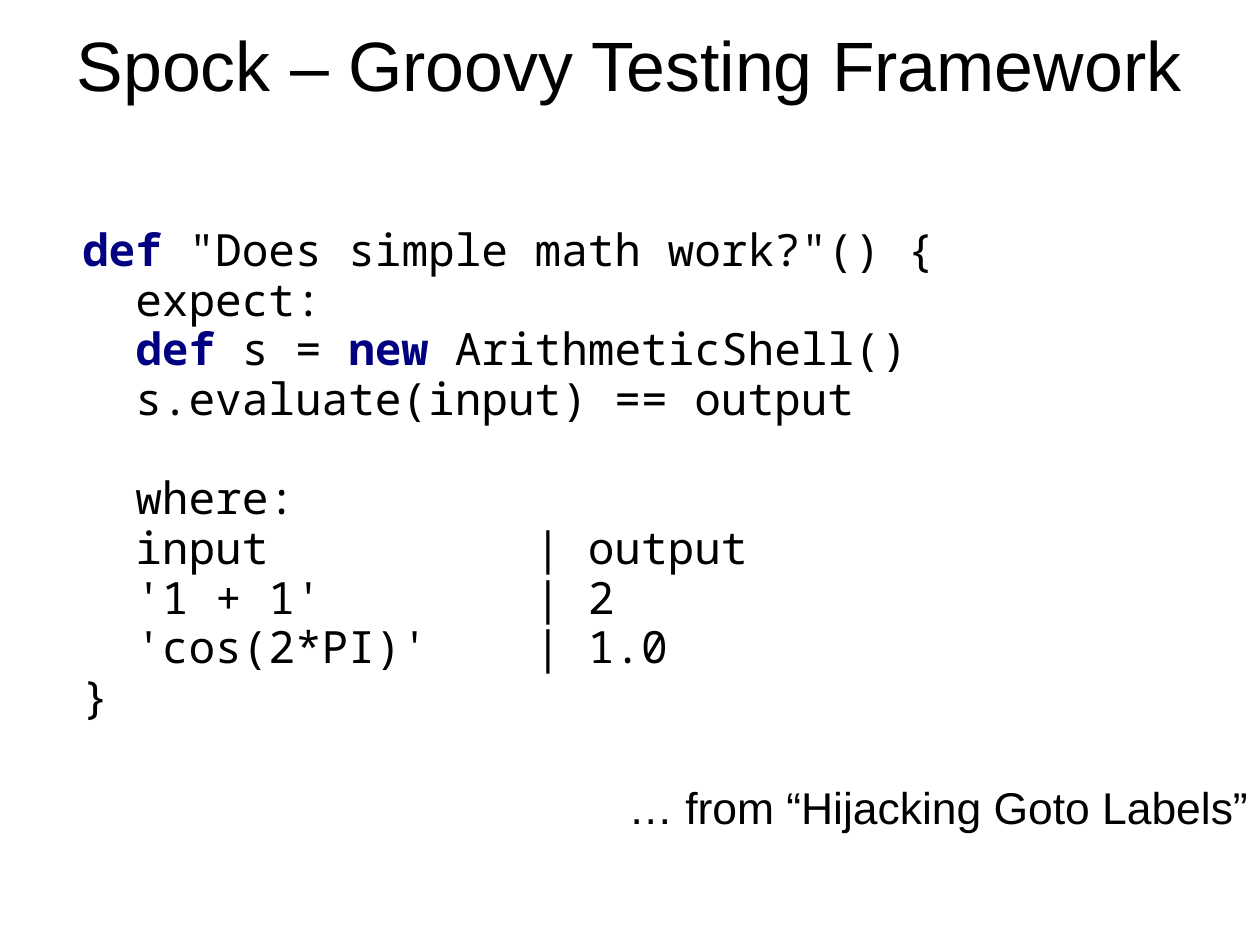
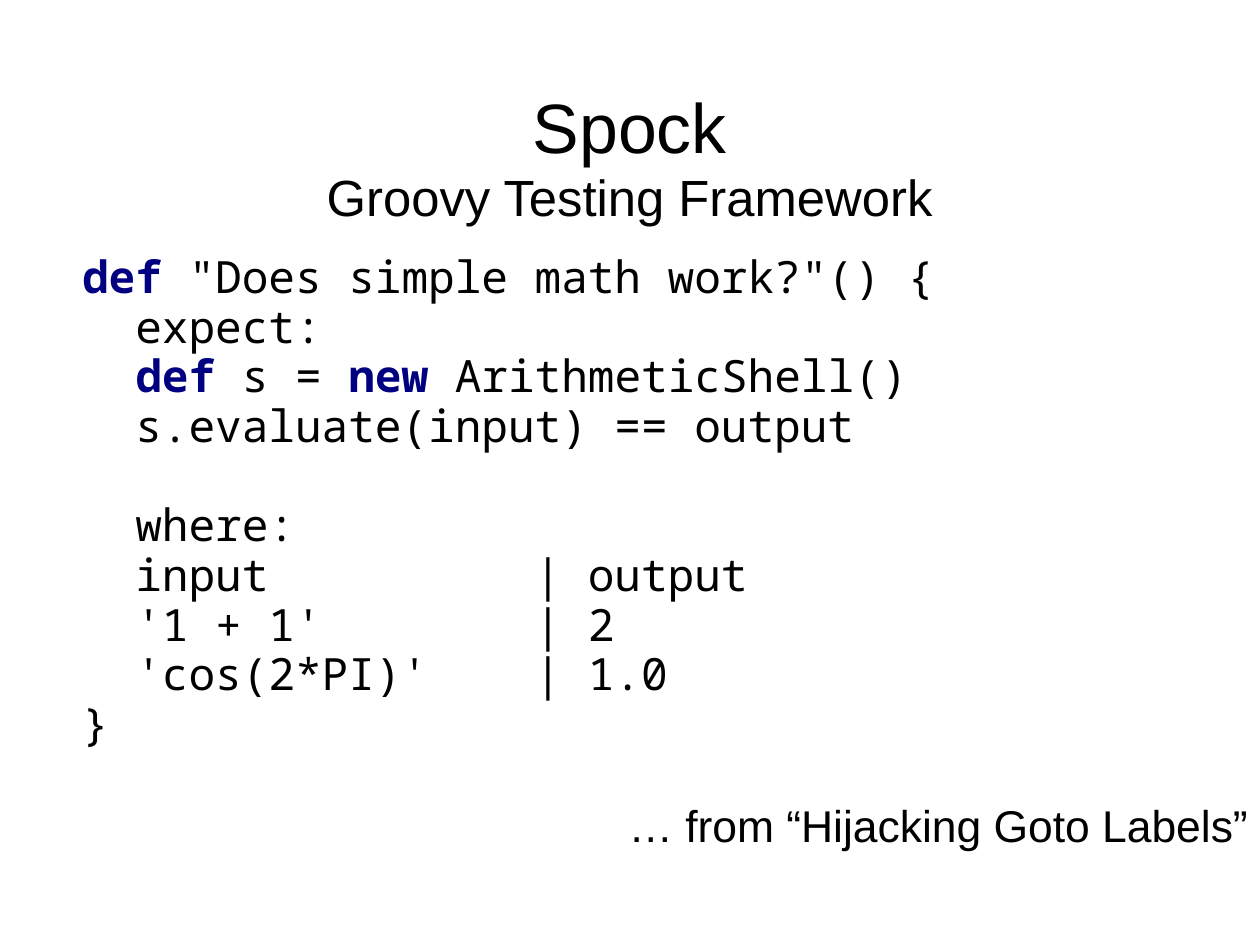
Before and after one commit to HamletDRC/presentations, a slide deck: slide 38 of asttransformations/CodeGeneration_SDC.odp (slide 28 before the commit). Drawn at 1260x945 pixels with LibreOffice and Linux fonts; fonts in the diff are those of the drawing. Boxes give left, top, right and bottom in pixels: in the first picture for what was removed or moved away, otherwise in the second. Text is boxed around its words. In the diff, an @@ line names an element or a change of style, - is before the commit and + after.

```diff
--- a/asttransformations/CodeGeneration_SDC.odp
+++ b/asttransformations/CodeGeneration_SDC.odp
@@ title at [327,102,932,226]: text changed; size 44 to 32 pt @@
-Spock – Groovy Testing Framework
+Spock
+Groovy Testing Framework
@@ text "def "Does simple math work?"() ...": place and size @@
-text "def "Does simple math work?"() ..." at [82,232,908,670]
+text "def "Does simple math work?"() ..." at [82,259,908,697]
@@ title "… from “Hijacking Goto Labels”": place and size @@
-title "… from “Hijacking Goto Labels”" at [685,791,1248,833]
+title "… from “Hijacking Goto Labels”" at [685,809,1248,851]
```
Also in this commit, not shown: 8 other slides changed, 12 slides added, 2 slides removed, 4 other files.
